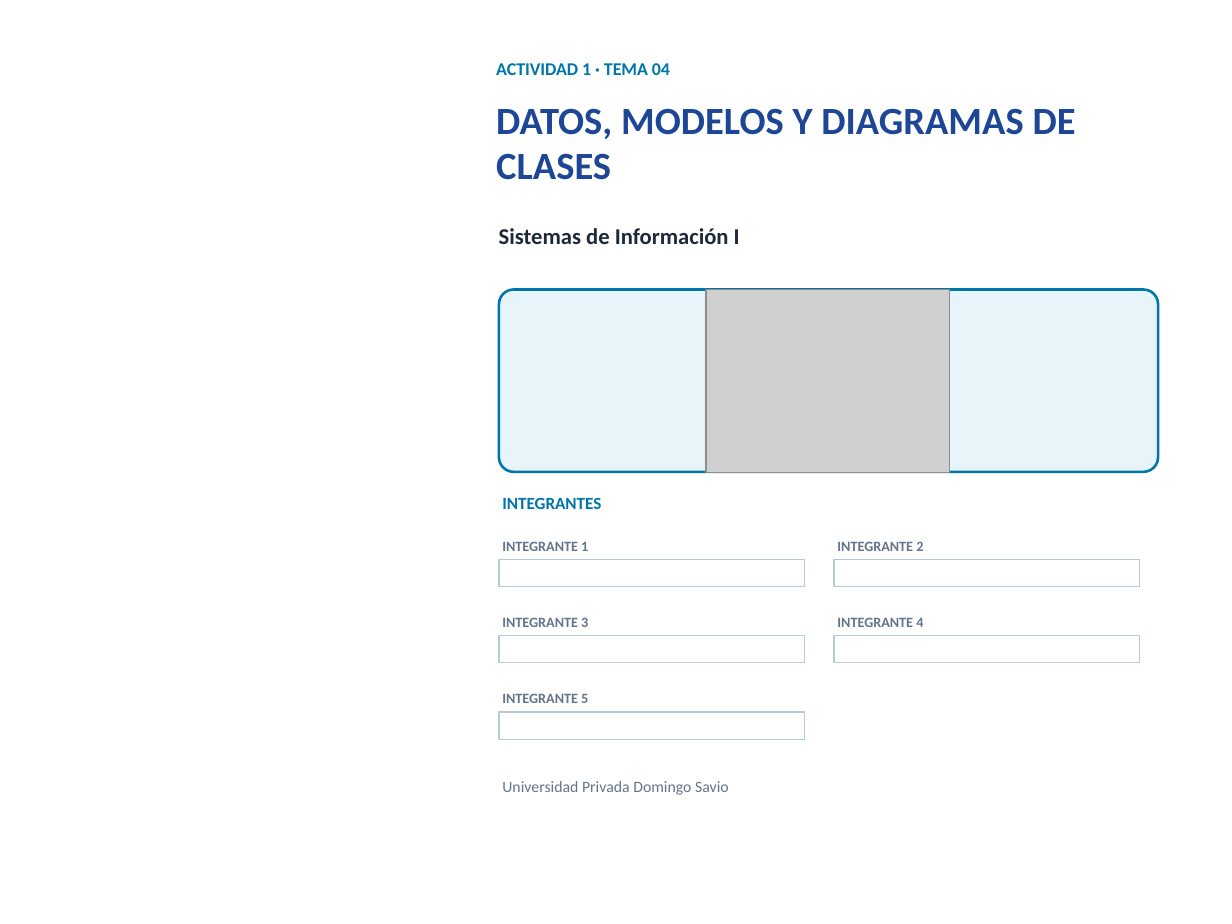
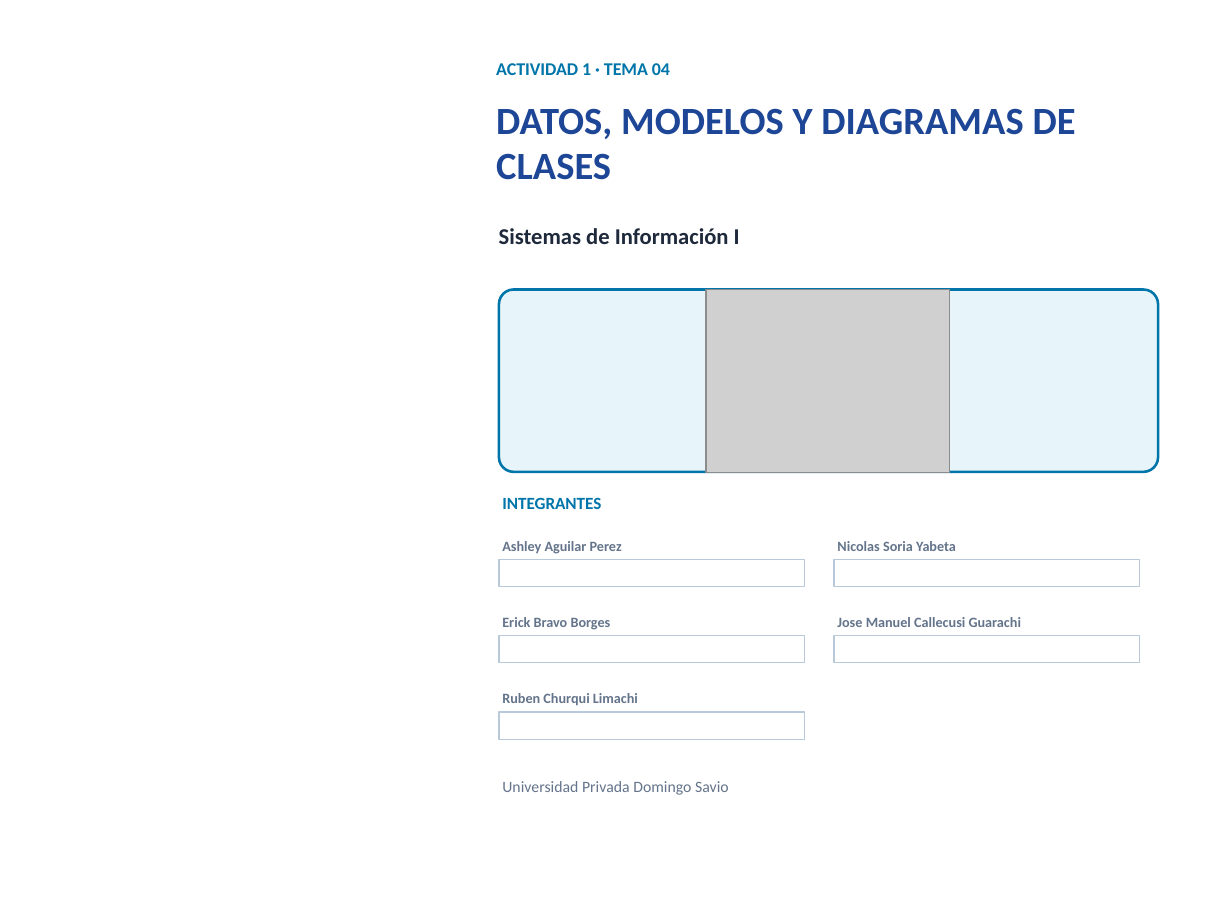
Before and after one commit to erickbravob/sistemas-informacion-i, a slide deck: slide 1 of materiales/actividad-1/tema-04-modelo-datos-v4.pptx. Drawn at 1232x924 pixels with LibreOffice and Linux fonts; fonts in the diff are those of the drawing; grey boxes stand for pictures; background and template pictures are left out. Boxes give left, top, right and bottom in pixels: in the first picture for what was removed or moved away, otherwise in the second. Text is boxed around its words. In the diff, an @@ line names an element or a change of style, - is before the commit and + after.

```diff
--- a/materiales/actividad-1/tema-04-modelo-datos-v4.pptx
+++ b/materiales/actividad-1/tema-04-modelo-datos-v4.pptx
@@ text at [502, 541, 622, 554]: text changed @@
-INTEGRANTE 1
+Ashley Aguilar Perez
@@ text at [837, 541, 956, 551]: text changed @@
-INTEGRANTE 2
+Nicolas Soria Yabeta
@@ text at [502, 617, 611, 630]: text changed @@
-INTEGRANTE 3
+Erick Bravo Borges
@@ text at [837, 617, 1021, 627]: text changed @@
-INTEGRANTE 4
+Jose Manuel Callecusi Guarachi
@@ text at [502, 693, 638, 705]: text changed @@
-INTEGRANTE 5
+Ruben Churqui Limachi
```
Also in this commit, not shown: 3 other files.
